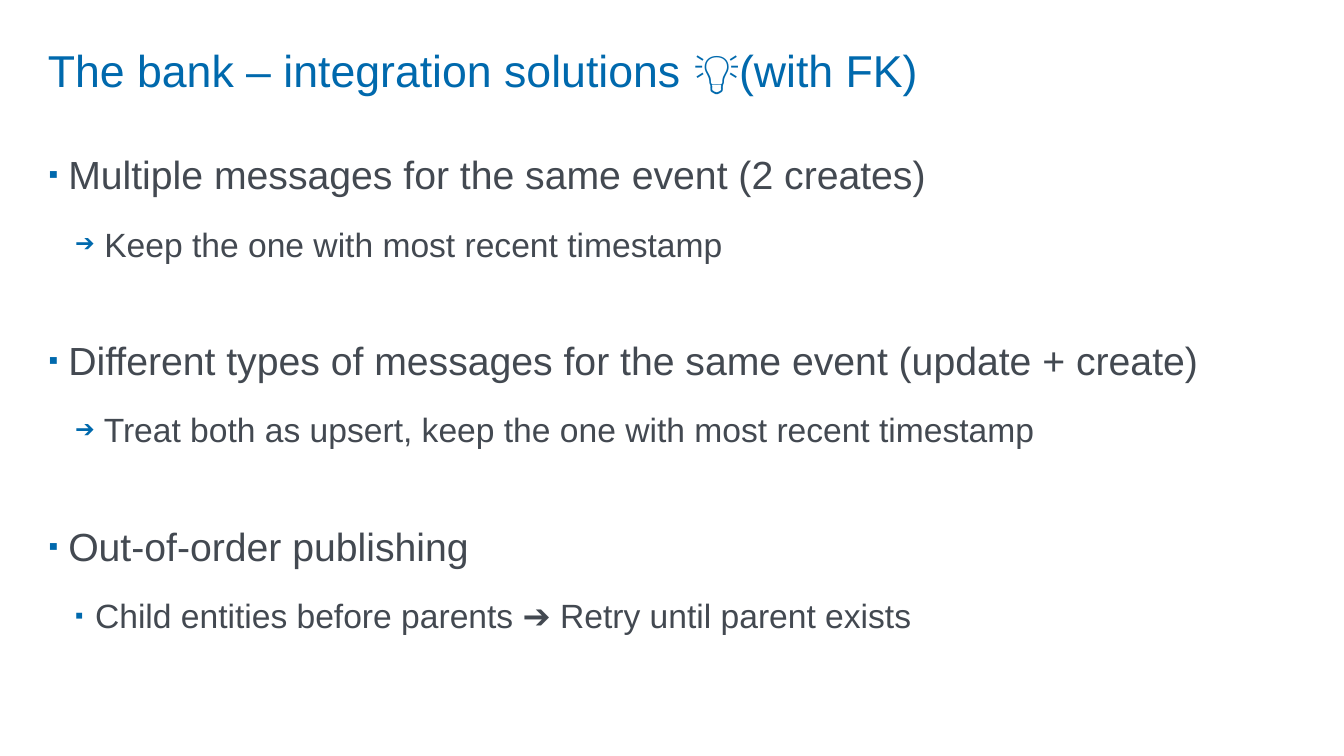
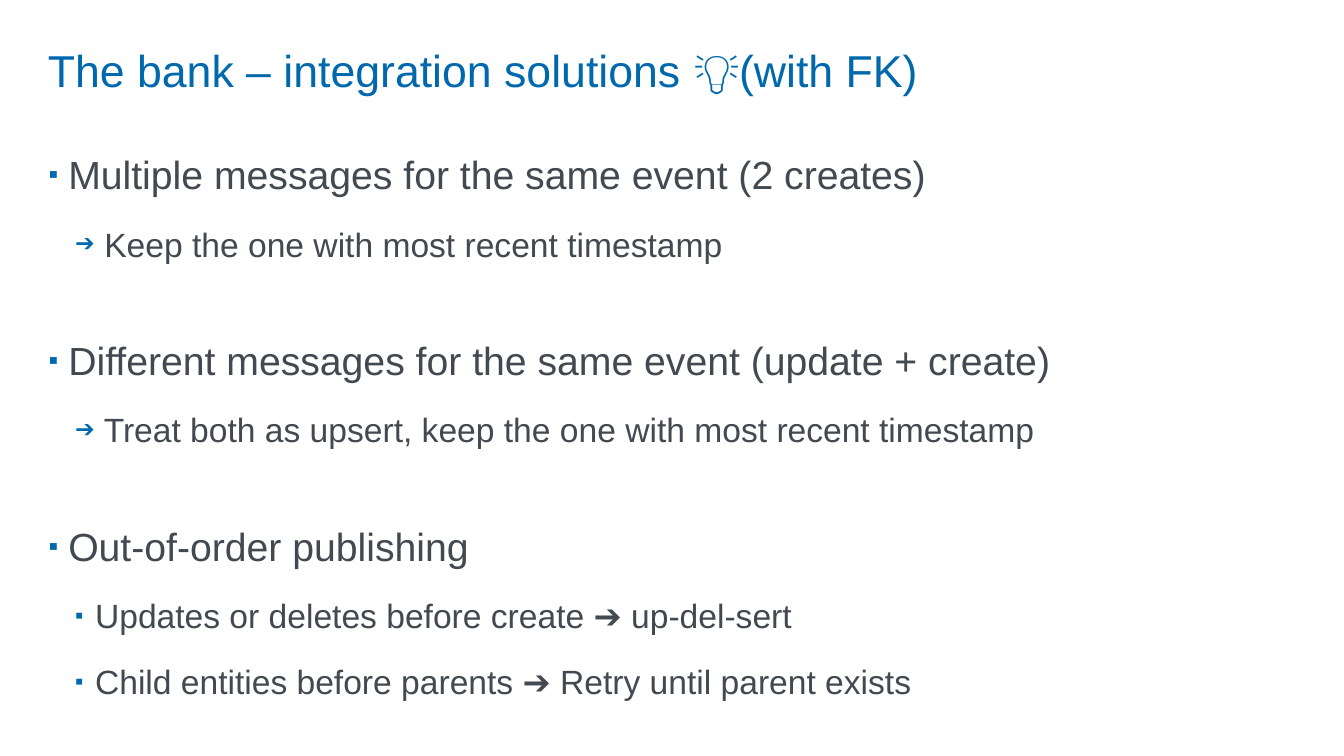
Before and after one commit to StevenHillaert/talk-hellostavanger-2026, a slide deck: slide 12 of Roast my design decisions.pptx. Drawn at 1344x756 pixels with LibreOffice and Linux fonts; fonts in the diff are those of the drawing. Boxes give left, top, right and bottom in pixels: in the first picture for what was removed or moved away, otherwise in the second. Text is boxed around its words. In the diff, an @@ line names an element or a change of style, - is before the commit and + after.

```diff
--- a/Roast my design decisions.pptx
+++ b/Roast my design decisions.pptx
@@ text at [68,346,1050,383]: text changed @@
-▪ Different types of messages for the same event (update + create)
+▪ Different messages for the same event (update + create)
@@ text at [95,603,792,635]: paragraph added @@
+  ▪ Updates or deletes before create ➔ up-del-sert
```
Also in this commit, not shown: 10 other slides changed, 2 other files.
